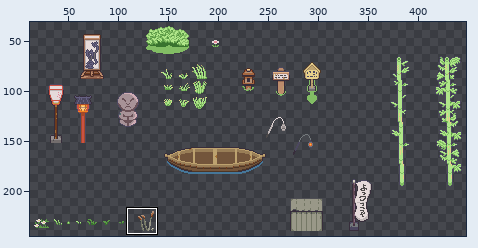
Sprite sheet, stored at RPG/Assets/Sprites/Hero Village/Environment.png. The picture above shows the old version from afar; the outline marks the close-up.
Close-up. Before the commit:
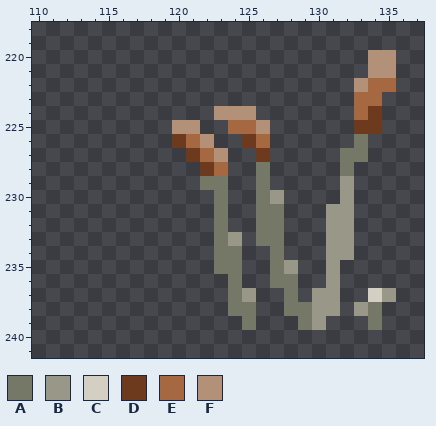
The file is 512x256 pixels. Shown: x 110..137, y 218..241. The wide view leaves out empty margins.
Palette (. is transparent): A #757866  B #999888  C #d4cfc3  D #6d3a1d  E #a66841  F #b39178
Pixels before, first column x 120:
220 ..............FF
221 ..............FF
222 .............FEE
223 .............EE.
224 ...FFF.......ED.
225 FF..EEF......DD.
226 DEF..DE......A..
227 .DEF..D.....AA..
228 ..DE..A.....A...
229 ..AA..A.....B...
230 ...A..AB....B...
231 ...A..AA...BB...
232 ...A..AA...BB...
233 ...AB.AA...BB...
234 ...AA..A...BB...
235 ...AA..AB..B....
236 ....A..AA..B....
237 ....AB..A.BB..CB
238 ....AA..AABB.BA.
239 .....A...AB...A.
Now the later version:
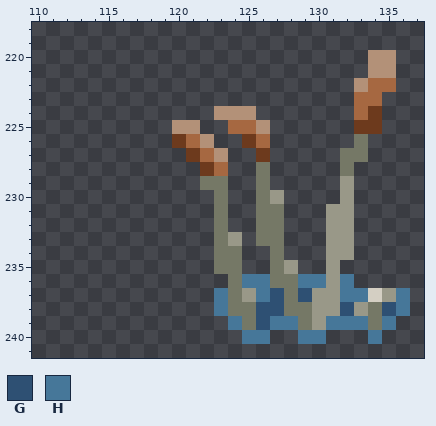
Colours new in this view: G #2e5073  H #467799
Difference:
y 236: x 125..126 .. -> HH; x 129..130 .. -> HH; x 132 . -> H
y 237: x 123 . -> H; x 126..127 .. -> HG; x 129 . -> G; x 132..133 .. -> HH; x 136 . -> H
y 238: x 123 . -> H; x 126..127 .. -> GG; x 132 . -> G; x 135..136 .. -> GH
y 239: x 124 . -> H; x 126..128 ... -> GHH; x 131..133 ... -> HHH; x 135 . -> H
y 240: x 125..126 .. -> HH; x 129..130 .. -> HH; x 134 . -> H
Changed places in both close-ups, as pixel boxes (x1, y1, x2, y2):
added: (214, 274, 410, 344)
